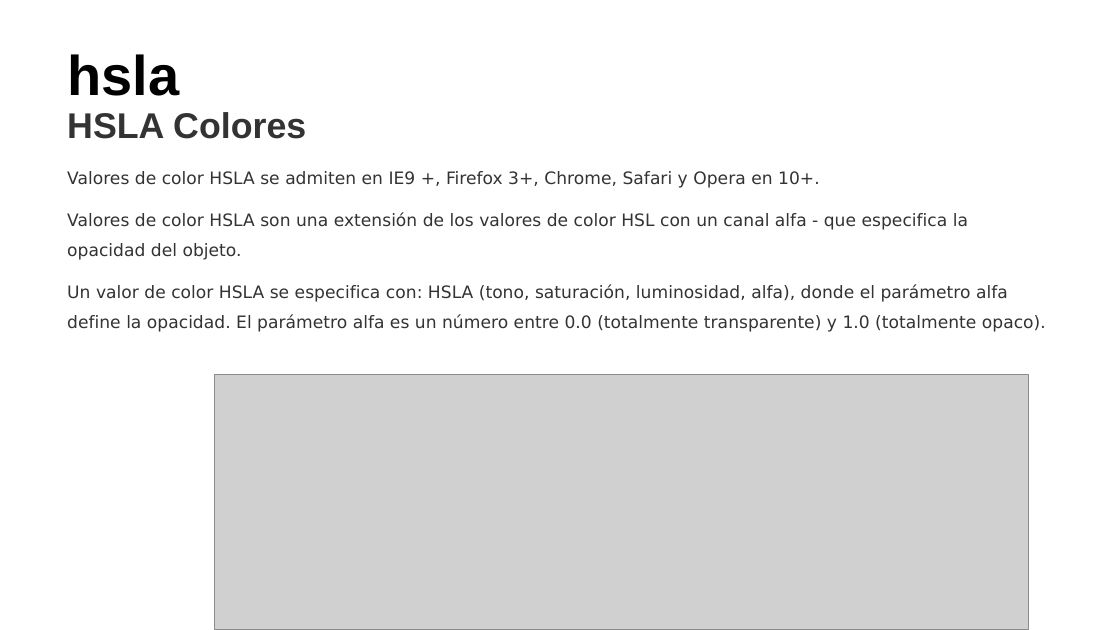
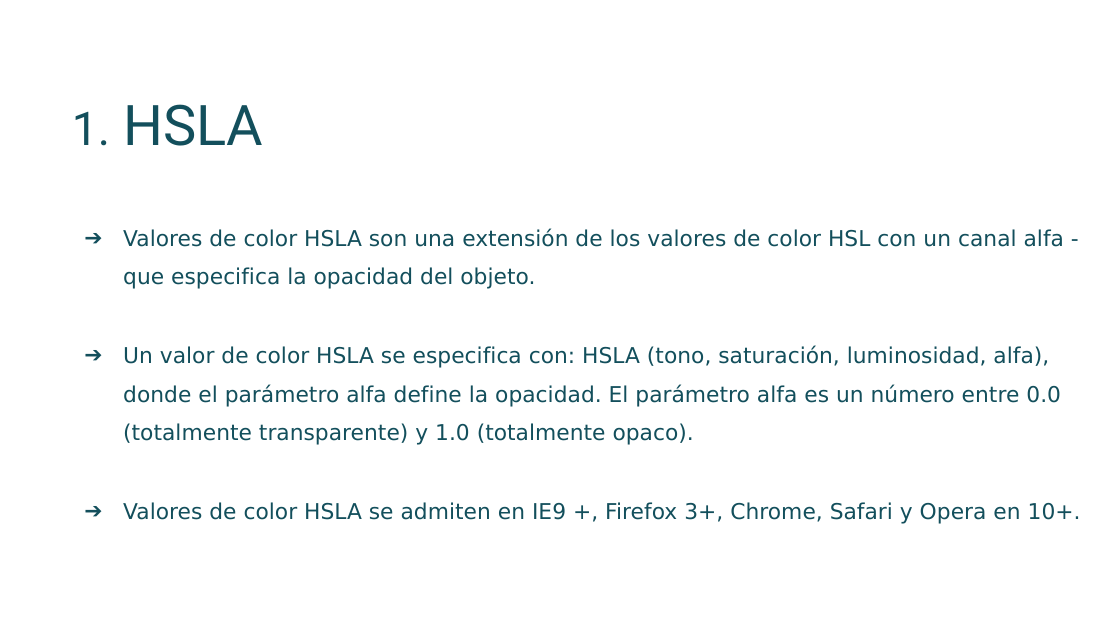
Before and after one commit to KatherineBermudez/Colores-css, a slide deck: slide 13 of Tarea Diseño.pptx (slide 7 before the commit). Drawn at 1120x630 pixels with LibreOffice and Linux fonts; fonts in the diff are those of the drawing; grey boxes stand for pictures. Boxes give left, top, right and bottom in pixels: in the first picture for what was removed or moved away, otherwise in the second. Text is boxed around its words. In the diff, an @@ line names an element or a change of style, - is before the commit and + after.

```diff
--- a/Tarea Diseño.pptx
+++ b/Tarea Diseño.pptx
@@ text at bbox=[67, 112, 820, 188]: paragraphs removed @@
-HSLA Colores
-Valores de color HSLA se admiten en IE9 +, Firefox 3+, Chrome, Safari y Opera en 10+.
@@ title at bbox=[123, 104, 263, 146]: text changed; font Arial to Roboto; text colour #000000 to #134F5C; bold off @@
-hsla
+1. HSLA
@@ text "Valores de color HSLA son ...": place and size @@
-text "Valores de color HSLA son ..." at bbox=[67, 112, 1046, 332]
+text "Valores de color HSLA son ..." at bbox=[123, 228, 1081, 524]
@@ text at bbox=[123, 228, 1064, 445]: size 11 to 14 pt, text colour #333333 to #134F5C in "Valores de color HSLA son una extensión ...", "Un valor de color HSLA se especifica ..."; bullet none to ➔ @@
@@ picture removed at bbox=[214, 374, 1028, 629] @@
@@ text at bbox=[123, 502, 1081, 524]: paragraph added @@
+➔ Valores de color HSLA se admiten en IE9 +, Firefox 3+, Chrome, Safari y Opera en 10+.
```
Also in this commit, not shown: 6 other slides changed, 7 slides added.
